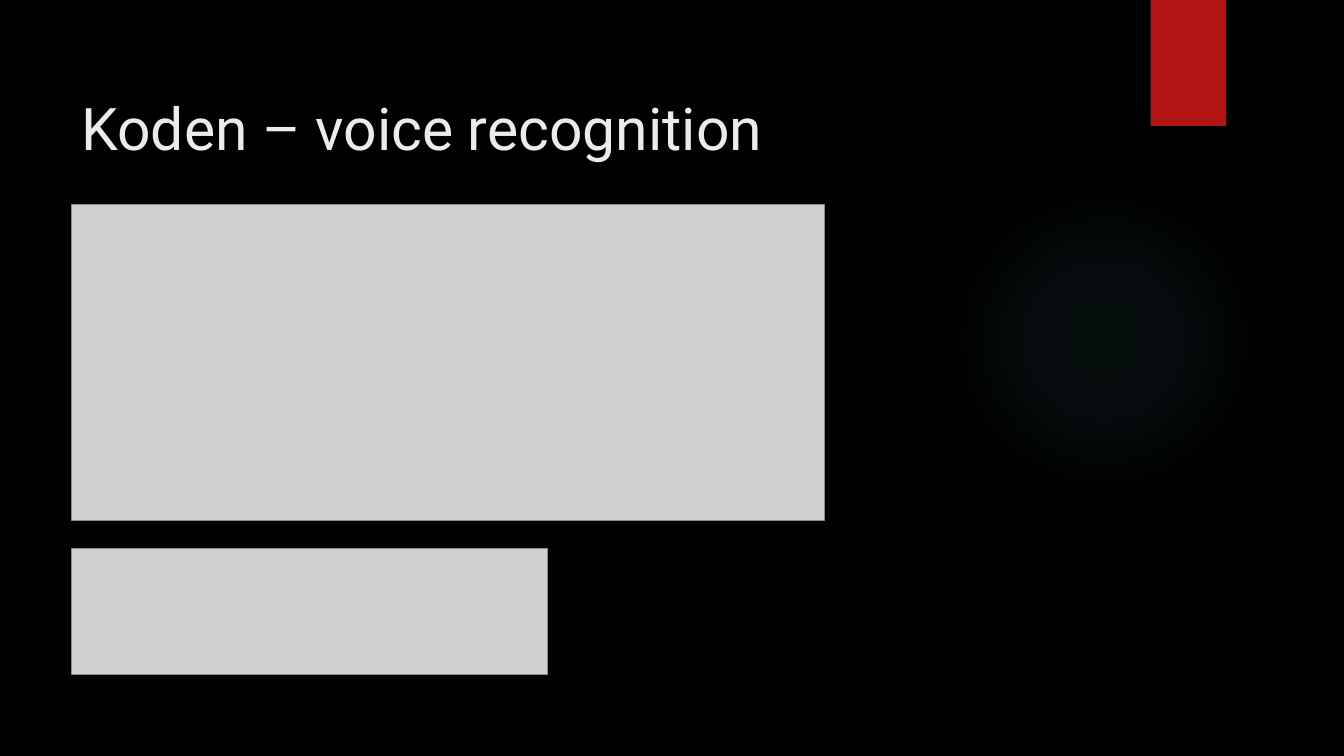
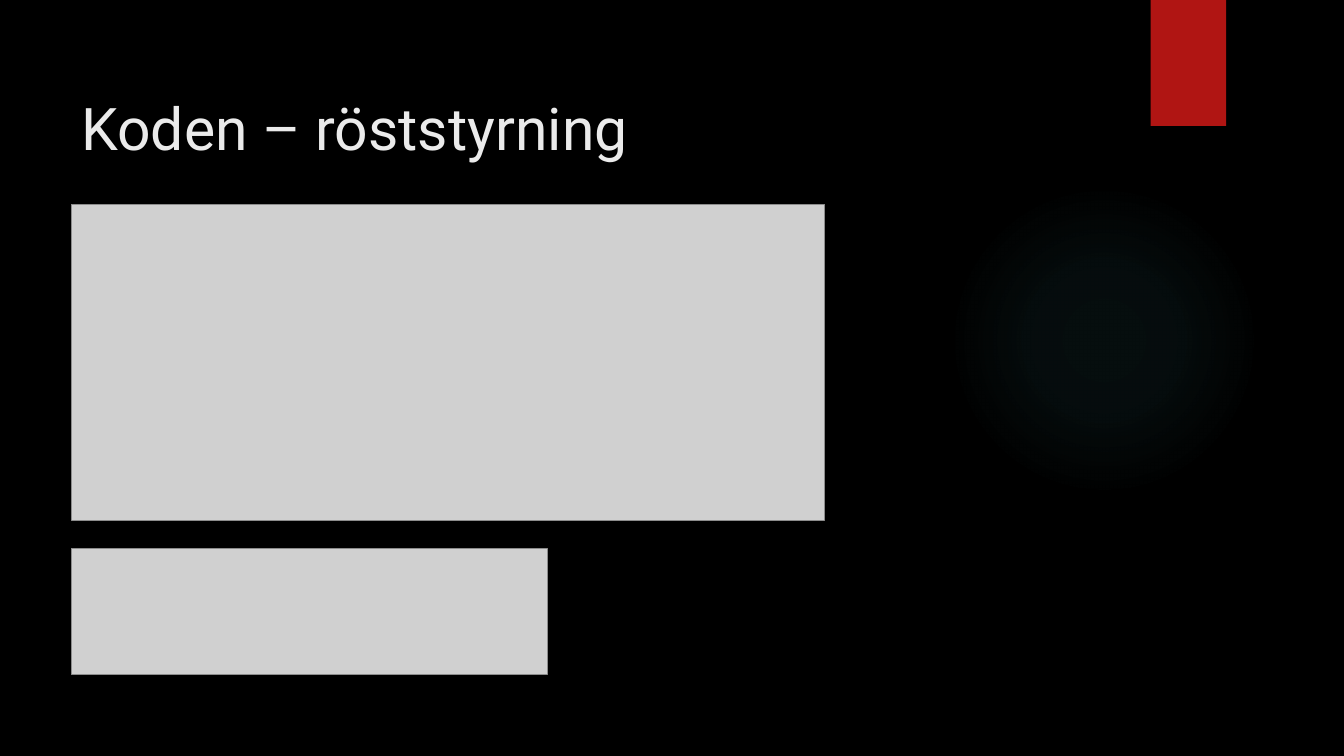
Before and after one commit to hamadaio/magic-mirror-project, a slide deck: slide 9 of pitch_group_mirror.pptx (slide 8 before the commit). Drawn at 1344x756 pixels with LibreOffice and Linux fonts; fonts in the diff are those of the drawing; grey boxes stand for pictures; background and template pictures are left out. Boxes give left, top, right and bottom in pixels: in the first picture for what was removed or moved away, otherwise in the second. Text is boxed around its words. In the diff, an @@ line names an element or a change of style, - is before the commit and + after.

```diff
--- a/pitch_group_mirror.pptx
+++ b/pitch_group_mirror.pptx
@@ title at [81,106,628,163]: text changed @@
-Koden – voice recognition
+Koden – röststyrning
```
Also in this commit, not shown: 10 other slides changed, 2 slides added.
